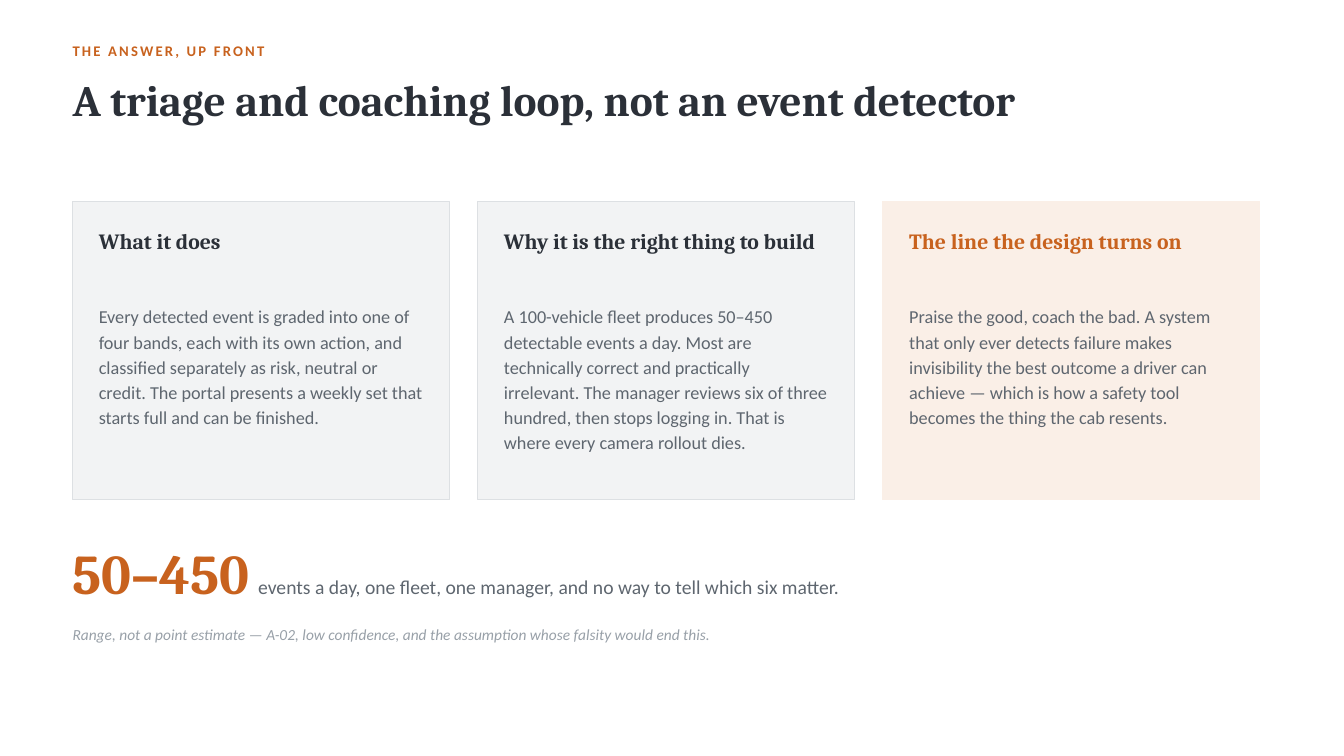
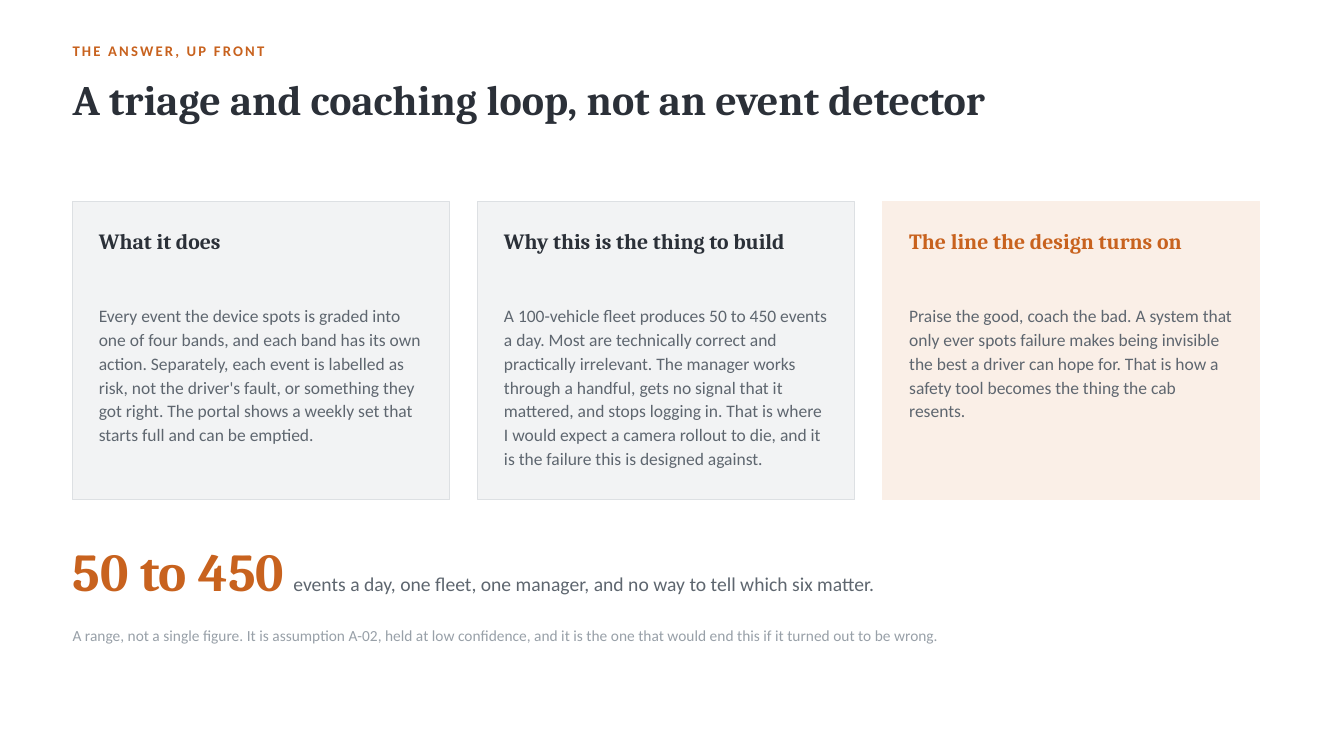
Before and after one commit to dannydaley76/cameramatics-product-brain, a slide deck: slide 2 of Claude outputs/cameramatics-danny-daley.pptx. Drawn at 1344x756 pixels with LibreOffice and Linux fonts; fonts in the diff are those of the drawing. Boxes give left, top, right and bottom in pixels: in the first picture for what was removed or moved away, otherwise in the second. Text is boxed around its words. In the diff, an @@ line names an element or a change of style, - is before the commit and + after.

```diff
--- a/Claude outputs/cameramatics-danny-daley.pptx
+++ b/Claude outputs/cameramatics-danny-daley.pptx
@@ text "A triage and coaching loop, ..." at box(73, 86, 985, 125): size 31 to 30 pt; line spacing 36pt to 35pt @@
@@ text at box(504, 234, 784, 254): text changed @@
-Why it is the right thing to build
+Why this is the thing to build
@@ text at box(99, 310, 421, 444): text changed; size 13 to 12.5 pt @@
-Every detected event is graded into one of four bands, each with its own action, and classified separately as risk, neutral or credit. The portal presents a weekly set that starts full and can be finished.
+Every event the device spots is graded into one of four bands, and each band has its own action. Separately, each event is labelled as risk, not the driver's fault, or something they got right. The portal shows a weekly set that starts full and can be emptied.
@@ text at box(504, 310, 827, 468): text changed; size 13 to 12.5 pt @@
-A 100-vehicle fleet produces 50–450 detectable events a day. Most are technically correct and practically irrelevant. The manager reviews six of three hundred, then stops logging in. That is where every camera rollout dies.
+A 100-vehicle fleet produces 50 to 450 events a day. Most are technically correct and practically irrelevant. The manager works through a handful, gets no signal that it mattered, and stops logging in. That is where I would expect a camera rollout to die, and it is the failure this is designed against.
@@ text at box(909, 310, 1232, 417): text changed; size 13 to 12.5 pt @@
-Praise the good, coach the bad. A system that only ever detects failure makes invisibility the best outcome a driver can achieve — which is how a safety tool becomes the thing the cab resents.
+Praise the good, coach the bad. A system that only ever spots failure makes being invisible the best a driver can hope for. That is how a safety tool becomes the thing the cab resents.
@@ text at box(73, 554, 874, 595): text changed @@
-50–450 events a day, one fleet, one manager, and no way to tell which six matter.
+50 to 450 events a day, one fleet, one manager, and no way to tell which six matter.
@@ text at box(73, 630, 938, 644): text changed; italic off @@
-Range, not a point estimate — A-02, low confidence, and the assumption whose falsity would end this.
+A range, not a single figure. It is assumption A-02, held at low confidence, and it is the one that would end this if it turned out to be wrong.
```
Also in this commit, not shown: 14 other slides changed, 5 slides added, 6 slides removed, 1 other file.
